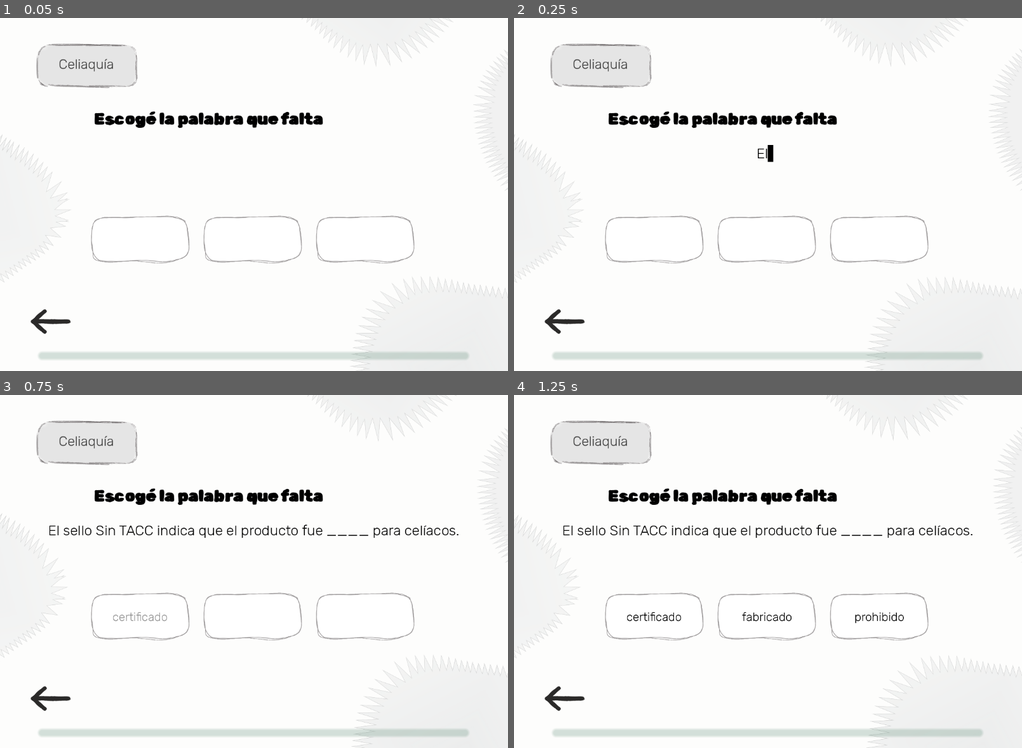
Above: before the commit, frames 1-4 (two rows, left to right).
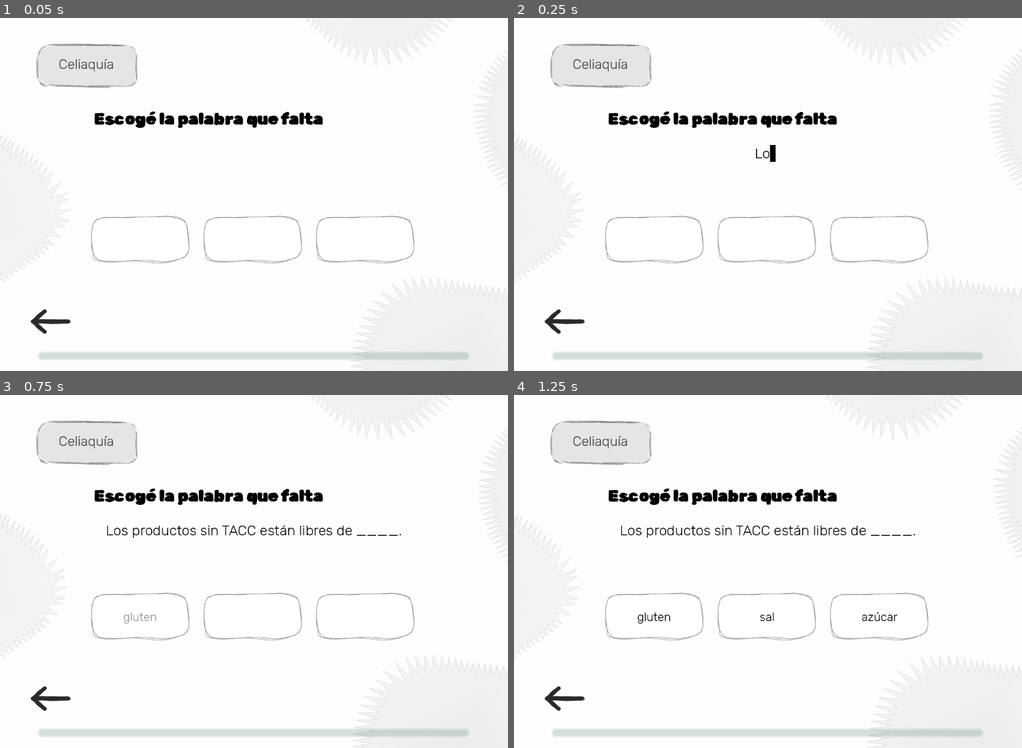
Above: after the commit, the same moments.

Repository: TTIP-e-vidente/e-vidente
Game: Godot game, scene res://completar/completar_palabra.tscn
Same seed, same stepped clock (60 frames per second), same inputs: the game is played once before the commit and once after it. This scene is started directly instead of the project's main scene. Sound files missing from this copy of the repository are replaced by a short silence.
Inputs:
- Up to frame 1 (0.05 s): no input
- Up to frame 2 (0.25 s): no input
- Up to frame 3 (0.75 s): click "certificado" (after the commit: "gluten") at 0.5 s
- Up to frame 4 (1.25 s): no input

Frame 1 is identical in both runs. In frame 2, less than 0.1% of the frame differs, in the area x 47-52%, y 35-41%; in frame 3, 1.1%; in frame 4, 1.4%, in the area x 9-91%, y 36-65%.

Commit message:
Json Completar palabra.
Sumo casos de json completar palabra

Diff:
--- a/project/completar/completar_palabra.tscn
+++ b/project/completar/completar_palabra.tscn
@@ -31,7 +31,9 @@
 [node name="FondoFicha" parent="Control" unique_id=1853669144 instance=ExtResource("1_ymp6c")]
 layout_mode = 0
 offset_left = -4.0
+offset_top = 0.0
 offset_right = 1149.0
+offset_bottom = 799.0
 
 [node name="TituloNivel" parent="Control" unique_id=553521577 instance=ExtResource("2_ffl8v")]
 position = Vector2(197.00002, 107.00001)
--- a/project/contenido/mapa/celiaquia_mapa.json
+++ b/project/contenido/mapa/celiaquia_mapa.json
@@ -12,7 +12,7 @@
 						"action": "Prepará",
 						"meal": "un desayuno sin TACC",
 						"connector": "para tu amigue",
-						"restriction": "celiaquia@"
+						"restriction": "con celiaquía"
 					}
 				},
 				{
@@ -22,7 +22,7 @@
 						"action": "Prepará",
 						"meal": "un desayuno sin TACC",
 						"connector": "para tu amigue",
-						"restriction": "celiaquia@"
+						"restriction": "con celiaquía"
 					}
 				},
 				{
@@ -32,7 +32,7 @@
 						"action": "Prepará",
 						"meal": "un desayuno sin TACC",
 						"connector": "para tu amigue",
-						"restriction": "celiaquia@"
+						"restriction": "con celiaquía"
 					}
 				}
 			],
@@ -53,7 +53,7 @@
 						"action": "Prepará",
 						"meal": "una colación sin TACC",
 						"connector": "para tu amigue",
-						"restriction": "celiaquia@"
+						"restriction": "con celiaquía"
 					}
 				},
 				{
@@ -63,7 +63,7 @@
 						"action": "Prepará",
 						"meal": "una colación sin TACC",
 						"connector": "para tu amigue",
-						"restriction": "celiaquia@"
+						"restriction": "con celiaquía"
 					}
 				},
 				{
@@ -73,7 +73,7 @@
 						"action": "Prepará",
 						"meal": "una colación sin TACC",
 						"connector": "para tu amigue",
-						"restriction": "celiaquia@"
+						"restriction": "con celiaquía"
 					}
 				}
 			]
@@ -92,7 +92,7 @@
 						"action": "Prepará",
 						"meal": "un plato sin TACC",
 						"connector": "para tu amigue",
-						"restriction": "celiaquia@"
+						"restriction": "con celiaquía"
 					}
 				},
 				{
@@ -111,7 +111,7 @@
 						"action": "Prepará",
 						"meal": "un desayuno sin TACC",
 						"connector": "para tu amigue",
-						"restriction": "celiaquia@"
+						"restriction": "con celiaquía"
 					}
 				},
 				{
@@ -125,7 +125,7 @@
 						"action": "Prepará",
 						"meal": "un desayuno sin TACC",
 						"connector": "para tu amigue",
-						"restriction": "celiaquia@"
+						"restriction": "con celiaquía"
 					}
 				}
 			]
@@ -141,7 +141,7 @@
 						"action": "Prepará",
 						"meal": "un plato sin TACC",
 						"connector": "para tu amigue",
-						"restriction": "celiaquia@"
+						"restriction": "con celiaquía"
 					}
 				},
 				{
@@ -155,7 +155,7 @@
 						"action": "Prepará",
 						"meal": "un plato sin TACC",
 						"connector": "para tu amigue",
-						"restriction": "celiaquia@"
+						"restriction": "con celiaquía"
 					}
 				}
 			]
@@ -171,7 +171,7 @@
 						"action": "Prepará",
 						"meal": "un plato sin TACC",
 						"connector": "para tu amigue",
-						"restriction": "celiaquia@"
+						"restriction": "con celiaquía"
 					}
 				},
 				{
@@ -199,7 +199,7 @@
 						"action": "Prepará",
 						"meal": "un plato sin TACC",
 						"connector": "para tu amigue",
-						"restriction": "celiaquia@"
+						"restriction": "con celiaquía"
 					}
 				},
 				{
@@ -237,7 +237,7 @@
 						"action": "Prepará",
 						"meal": "un plato sin TACC",
 						"connector": "para tu amigue",
-						"restriction": "celiaquia@"
+						"restriction": "con celiaquía"
 					}
 				},
 				{
@@ -262,7 +262,7 @@
 						"action": "Prepará",
 						"meal": "un plato sin TACC",
 						"connector": "para tu amigue",
-						"restriction": "celiaquia@"
+						"restriction": "con celiaquía"
 					}
 				},
 				{
@@ -287,7 +287,7 @@
 						"action": "Prepará",
 						"meal": "un plato sin TACC",
 						"connector": "para tu amigue",
-						"restriction": "celiaquia@"
+						"restriction": "con celiaquía"
 					}
 				},
 				{
@@ -321,7 +321,7 @@
 						"action": "Prepará",
 						"meal": "un plato sin TACC",
 						"connector": "para tu amigue",
-						"restriction": "celiaquia@"
+						"restriction": "con celiaquía"
 					}
 				}
 			]
@@ -337,7 +337,7 @@
 						"action": "Prepará",
 						"meal": "un plato sin TACC",
 						"connector": "para tu amigue",
-						"restriction": "celiaquia@"
+						"restriction": "con celiaquía"
 					}
 				},
 				{
@@ -361,7 +361,7 @@
 						"action": "Prepará",
 						"meal": "una cena sin TACC",
 						"connector": "para tu amigue",
-						"restriction": "celiaquia@"
+						"restriction": "con celiaquía"
 					}
 				},
 				{
@@ -385,7 +385,7 @@
 						"action": "Prepará",
 						"meal": "un plato sin TACC",
 						"connector": "para tu amigue",
-						"restriction": "celiaquia@"
+						"restriction": "con celiaquía"
 					}
 				},
 				{
@@ -410,7 +410,7 @@
 						"action": "Prepará",
 						"meal": "un plato sin TACC",
 						"connector": "para tu amigue",
-						"restriction": "celiaquia@"
+						"restriction": "con celiaquía"
 					}
 				},
 				{
@@ -434,7 +434,7 @@
 						"action": "Prepará",
 						"meal": "un plato sin TACC",
 						"connector": "para tu amigue",
-						"restriction": "celiaquia@"
+						"restriction": "con celiaquía"
 					}
 				},
 				{
@@ -458,7 +458,7 @@
 						"action": "Prepará",
 						"meal": "un plato sin TACC",
 						"connector": "para tu amigue",
-						"restriction": "celiaquia@"
+						"restriction": "con celiaquía"
 					}
 				},
 				{
@@ -482,7 +482,7 @@
 						"action": "Prepará",
 						"meal": "un plato sin TACC",
 						"connector": "para tu amigue",
-						"restriction": "celiaquia@"
+						"restriction": "con celiaquía"
 					}
 				},
 				{
@@ -515,7 +515,7 @@
 						"action": "Prepará",
 						"meal": "un plato sin TACC",
 						"connector": "para tu amigue",
-						"restriction": "celiaquia@"
+						"restriction": "con celiaquía"
 					}
 				}
 			]
@@ -531,7 +531,7 @@
 						"action": "Prepará",
 						"meal": "un plato sin TACC",
 						"connector": "para tu amigue",
-						"restriction": "celiaquia@"
+						"restriction": "con celiaquía"
 					}
 				},
 				{
@@ -567,7 +567,7 @@
 						"action": "Prepará",
 						"meal": "una cena sin TACC",
 						"connector": "para tu amigue",
-						"restriction": "celiaquia@"
+						"restriction": "con celiaquía"
 					}
 				},
 				{
@@ -588,7 +588,7 @@
 						"action": "Prepará",
 						"meal": "un plato sin TACC",
 						"connector": "para tu amigue",
-						"restriction": "celiaquia@"
+						"restriction": "con celiaquía"
 					}
 				},
 				{
@@ -622,7 +622,7 @@
 						"action": "Prepará",
 						"meal": "un plato sin TACC",
 						"connector": "para tu amigue",
-						"restriction": "celiaquia@"
+						"restriction": "con celiaquía"
 					}
 				}
 			]
@@ -638,7 +638,7 @@
 						"action": "Prepará",
 						"meal": "un plato sin TACC",
 						"connector": "para tu amigue",
-						"restriction": "celiaquia@"
+						"restriction": "con celiaquía"
 					}
 				},
 				{
@@ -672,7 +672,7 @@
 						"action": "Prepará",
 						"meal": "un plato sin TACC",
 						"connector": "para tu amigue",
-						"restriction": "celiaquia@"
+						"restriction": "con celiaquía"
 					}
 				}
 			]
@@ -688,7 +688,7 @@
 						"action": "Prepará",
 						"meal": "un plato sin TACC",
 						"connector": "para tu amigue",
-						"restriction": "celiaquia@"
+						"restriction": "con celiaquía"
 					}
 				},
 				{
@@ -722,7 +722,7 @@
 						"action": "Prepará",
 						"meal": "un plato sin TACC",
 						"connector": "para tu amigue",
-						"restriction": "celiaquia@"
+						"restriction": "con celiaquía"
 					}
 				}
 			]
@@ -742,7 +742,7 @@
 						"action": "Prepará",
 						"meal": "un plato sin TACC",
 						"connector": "para tu amigue",
-						"restriction": "celiaquia@"
+						"restriction": "con celiaquía"
 					}
 				},
 				{
--- a/project/contenido/mapa/completar_palabra.json
+++ b/project/contenido/mapa/completar_palabra.json
@@ -4,14 +4,14 @@
 		"mode": "completar_palabra",
 		"difficulty": 1,
 		"screen_title": "Escogé la palabra que falta",
-		"prompt": "Tomar ____ ayuda a mantener el cuerpo hidratado.",
-		"correct_answers": [
-			"agua"
-		],
-		"choices": [
-			"agua",
-			"gaseosa",
-			"cerveza"
+		"prompt": "Comer gluten puede dañar el ____ de una persona celíaca.",
+		"correct_answers": [
+			"intestino"
+		],
+		"choices": [
+			"cabello",
+			"hueso",
+			"intestino"
 		],
 		"order_matters": false,
 		"teaching_key": "celiaquia_bebida"
@@ -72,16 +72,14 @@
 		"mode": "completar_palabra",
 		"difficulty": 2,
 		"screen_title": "Escogé la palabra que falta",
-		"prompt": "Para evitar ____ cruzada conviene usar utensilios ____.",
-		"correct_answers": [
+		"prompt": "Para evitar ____ cruzada conviene usar utensilios separados.",
+		"correct_answers": [
+			"contaminación"
+		],
+		"choices": [
 			"contaminación",
-			"separados"
-		],
-		"choices": [
-			"contaminación",
-			"separados",
-			"mezcla",
-			"juntos"
+			"cocinar",
+			"comunicación"
 		],
 		"order_matters": true,
 		"teaching_key": "celiaquia_cocina_segura"
@@ -91,9 +89,8 @@
 		"mode": "completar_palabra",
 		"difficulty": 2,
 		"screen_title": "Escogé la palabra que falta",
-		"prompt": "Un producto sin ____ en el envase puede tener ____ de gluten.",
-		"correct_answers": [
-			"sello",
+		"prompt": "Un producto sin sello en el envase puede tener ____ de gluten.",
+		"correct_answers": [
 			"trazas"
 		],
 		"choices": [
@@ -110,16 +107,14 @@
 		"mode": "completar_palabra",
 		"difficulty": 2,
 		"screen_title": "Escogé la palabra que falta",
-		"prompt": "Al comer fuera conviene ____ y confirmar que no haya ____ cruzada.",
-		"correct_answers": [
+		"prompt": "Al comer fuera conviene ____ y confirmar que no haya contaminación cruzada.",
+		"correct_answers": [
+			"avisar"
+		],
+		"choices": [
 			"avisar",
-			"contaminación"
-		],
-		"choices": [
-			"avisar",
-			"contaminación",
 			"callar",
-			"sabor"
+			"probar"
 		],
 		"order_matters": true,
 		"teaching_key": "celiaquia_cena"
@@ -129,16 +124,15 @@
 		"mode": "completar_palabra",
 		"difficulty": 2,
 		"screen_title": "Escogé la palabra que falta",
-		"prompt": "Una freidora ____ con aceite de empanadas puede ____ alimentos sin TACC.",
-		"correct_answers": [
+		"prompt": "Una freidora ____ con aceite de empanadas puede contaminar alimentos sin TACC.",
+		"correct_answers": [
+			"compartida"
+		],
+		"choices": [
 			"compartida",
-			"contaminar"
-		],
-		"choices": [
-			"compartida",
-			"contaminar",
 			"exclusiva",
-			"limpiar"
+			"separada",
+			"mezclada"
 		],
 		"order_matters": true,
 		"teaching_key": "celiaquia_almuerzo"
@@ -148,14 +142,13 @@
 		"mode": "completar_palabra",
 		"difficulty": 3,
 		"screen_title": "Escogé la palabra que falta",
-		"prompt": "La celiaquía se diagnostica con una ____ y se trata con una dieta ____ de gluten.",
-		"correct_answers": [
+		"prompt": "La celiaquía se diagnostica con una ____ y se trata con una dieta libre de gluten.",
+		"correct_answers": [
+			"biopsia"
+		],
+		"choices": [
 			"biopsia",
-			"libre"
-		],
-		"choices": [
-			"biopsia",
-			"libre",
+			"análisis",
 			"radiografía",
 			"cargada"
 		],
@@ -167,16 +160,15 @@
 		"mode": "completar_palabra",
 		"difficulty": 3,
 		"screen_title": "Escogé la palabra que falta",
-		"prompt": "Un producto ____ no siempre es seguro si fue procesado en planta que también maneja ____.",
-		"correct_answers": [
-			"artesanal",
-			"gluten"
-		],
-		"choices": [
-			"artesanal",
-			"gluten",
-			"industrial",
-			"agua"
+		"prompt": "Aunque un alimento no tenga trigo, puede no ser seguro si no está ____ como Sin Gluten.",
+		"correct_answers": [
+			"certificado"
+		],
+		"choices": [
+			"certificado",
+			"aprobado",
+			"admitido",
+			"homologado"
 		],
 		"order_matters": true,
 		"teaching_key": "celiaquia_almuerzo"
@@ -186,21 +178,158 @@
 		"mode": "completar_palabra",
 		"difficulty": 3,
 		"screen_title": "Escogé la palabra que falta",
-		"prompt": "La avena es ____ para la mayoría de los celíacos porque puede estar ____ con gluten durante su ____.",
-		"correct_answers": [
-			"riesgosa",
-			"contaminada",
+		"prompt": "La avena es riesgosa para la mayoría de los celíacos porque puede estar contaminada con gluten durante su ____.",
+		"correct_answers": [
 			"procesamiento"
 		],
 		"choices": [
-			"riesgosa",
-			"contaminada",
+			"lavado",
+			"cosecha",
 			"procesamiento",
-			"segura",
-			"limpia",
 			"envasado"
 		],
 		"order_matters": true,
 		"teaching_key": "celiaquia_colacion"
+	},
+	"word_celiaquia_galletitas_01": {
+		"id": "word_celiaquia_galletitas_01",
+		"mode": "completar_palabra",
+		"difficulty": 1,
+		"screen_title": "Escogé la palabra que falta",
+		"prompt": "Las galletitas comunes suelen tener ____.",
+		"correct_answers": [
+			"gluten"
+		],
+		"choices": [
+			"gluten",
+			"fruta",
+			"agua"
+		],
+		"order_matters": false,
+		"teaching_key": "celiaquia_alimentos"
+	},
+	"word_celiaquia_pizza_01": {
+		"id": "word_celiaquia_pizza_01",
+		"mode": "completar_palabra",
+		"difficulty": 1,
+		"screen_title": "Escogé la palabra que falta",
+		"prompt": "La masa tradicional de pizza lleva harina de ____.",
+		"correct_answers": [
+			"trigo"
+		],
+		"choices": [
+			"trigo",
+			"maíz",
+			"arroz"
+		],
+		"order_matters": false,
+		"teaching_key": "celiaquia_alimentos"
+	},
+	"word_celiaquia_cocina_01": {
+		"id": "word_celiaquia_cocina_01",
+		"mode": "completar_palabra",
+		"difficulty": 1,
+		"screen_title": "Escogé la palabra que falta",
+		"prompt": "Las migas pueden causar ____ cruzada.",
+		"correct_answers": [
+			"contaminación"
+		],
+		"choices": [
+			"contaminación",
+			"limpieza",
+			"cocción"
+		],
+		"order_matters": false,
+		"teaching_key": "celiaquia_cocina_segura"
+	},
+	"word_celiaquia_tostadas_02": {
+		"id": "word_celiaquia_tostadas_02",
+		"mode": "completar_palabra",
+		"difficulty": 2,
+		"screen_title": "Escogé la palabra que falta",
+		"prompt": "Una tostadora compartida puede ____ pan sin gluten.",
+		"correct_answers": [
+			"contaminar"
+		],
+		"choices": [
+			"contaminar",
+			"lavar",
+			"congelar",
+			"cerrar"
+		],
+		"order_matters": false,
+		"teaching_key": "celiaquia_cocina_segura"
+	},
+	"word_celiaquia_envase_02b": {
+		"id": "word_celiaquia_envase_02b",
+		"mode": "completar_palabra",
+		"difficulty": 2,
+		"screen_title": "Escogé la palabra que falta",
+		"prompt": "Antes de comprar conviene leer la ____ del producto.",
+		"correct_answers": [
+			"etiqueta"
+		],
+		"choices": [
+			"etiqueta",
+			"temperatura",
+			"foto",
+			"receta"
+		],
+		"order_matters": false,
+		"teaching_key": "celiaquia_compras"
+	},
+	"word_celiaquia_restaurante_02c": {
+		"id": "word_celiaquia_restaurante_02c",
+		"mode": "completar_palabra",
+		"difficulty": 2,
+		"screen_title": "Escogé la palabra que falta",
+		"prompt": "En un restaurante hay que ____ que la comida sea sin TACC.",
+		"correct_answers": [
+			"confirmar"
+		],
+		"choices": [
+			"confirmar",
+			"ocultar",
+			"mezclar",
+			"decorar"
+		],
+		"order_matters": false,
+		"teaching_key": "celiaquia_restaurante"
+	},
+	"word_celiaquia_planta_03": {
+		"id": "word_celiaquia_planta_03",
+		"mode": "completar_palabra",
+		"difficulty": 3,
+		"screen_title": "Escogé la palabra que falta",
+		"prompt": "Algunos alimentos pueden tener ____ de gluten durante su producción.",
+		"correct_answers": [
+			"trazas"
+		],
+		"choices": [
+			"trazas",
+			"vitaminas",
+			"semillas",
+			"frutas"
+		],
+		"order_matters": false,
+		"teaching_key": "celiaquia_contaminacion"
+	},
+	"word_celiaquia_diagnostico_03b": {
+		"id": "word_celiaquia_diagnostico_03b",
+		"mode": "completar_palabra",
+		"difficulty": 3,
+		"screen_title": "Escogé la palabra que falta",
+		"prompt": "La celiaquía requiere una dieta ____, aún sin síntomas.",
+		"correct_answers": [
+			"estricta"
+		],
+		"choices": [
+			"estricta",
+			"flexible",
+			"permisiva",
+			"amplia"
+		],
+		"order_matters": false,
+		"teaching_key": "celiaquia_salud"
 	}
 }
